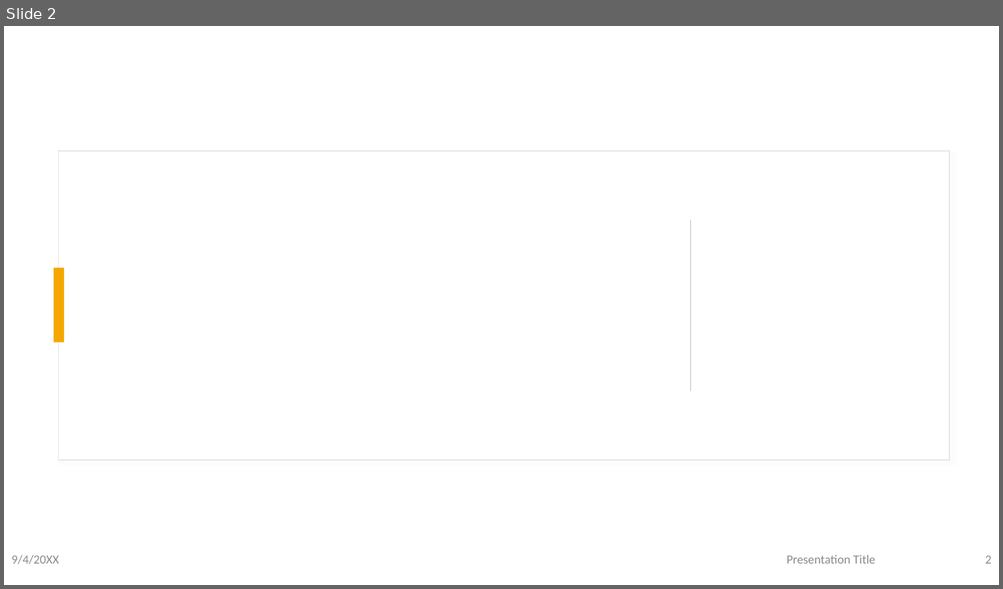
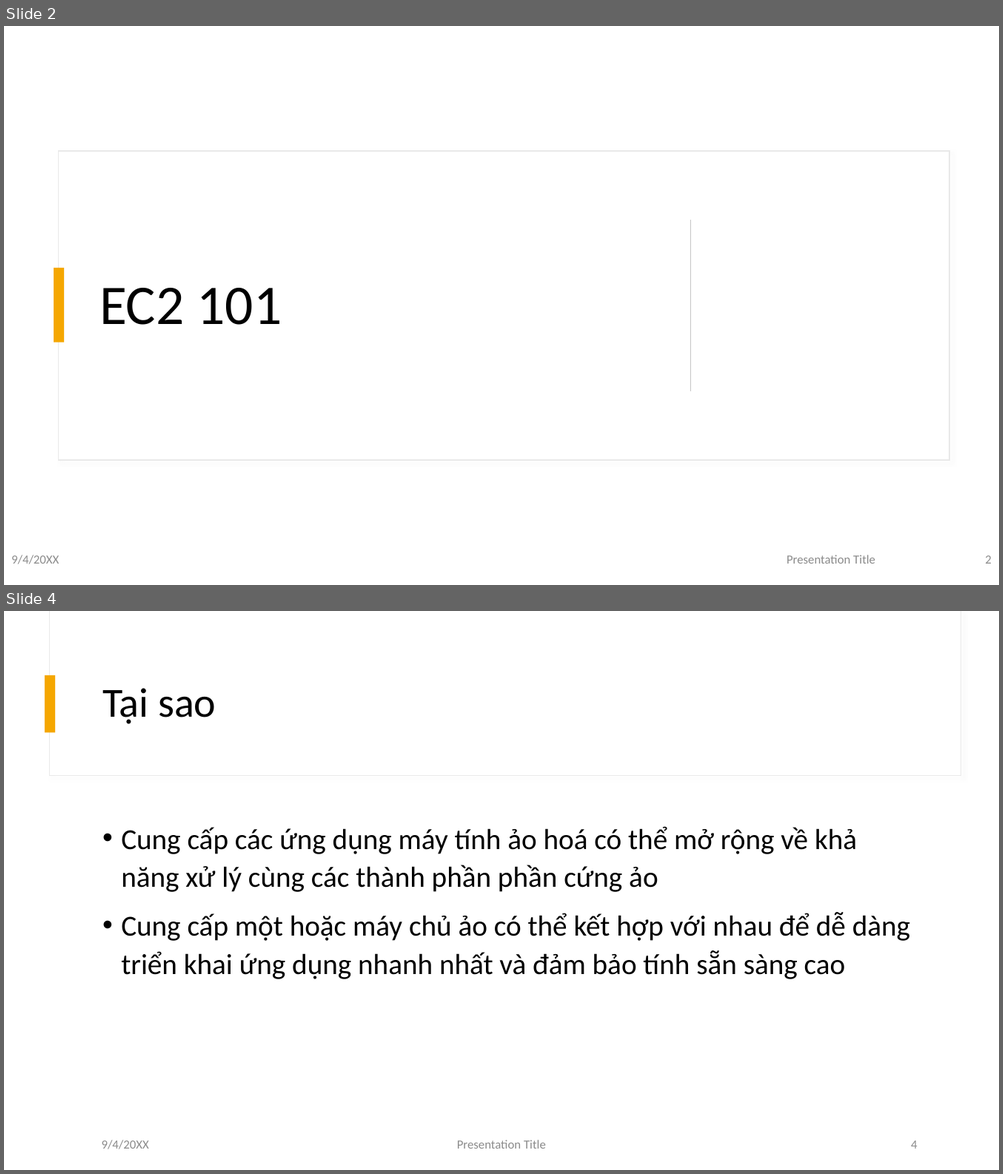
Before and after one commit to uzuhinta/aws_learning-resource, a slide deck: doc/EC2.pptx. Shown one above the other, each under a label of ours: slide 2 before the commit, slides 2 and 4 after it; the slides between them are not shown. The pictures are 1003x589 and 1003x1174 pixels, drawn with LibreOffice and Linux fonts; fonts in the diff are those of the drawing. Boxes give left, top, right and bottom in pixels: in the first picture for what was removed or moved away, otherwise in the second. Text is boxed around its words. In the diff, an @@ line names an element or a change of style, - is before the commit and + after.

```diff
--- a/doc/EC2.pptx
+++ b/doc/EC2.pptx
@@ slide 4 added at <box>4,611,999,1170</box>, background #FFFFFF @@
@@ rectangle added at <box>50,611,961,776</box>, fill #FFFFFF, outline #E9E9E9 0.75 pt @@
@@ rectangle added at <box>45,675,56,732</box>, fill #F5A700 @@
@@ title added at <box>102,688,216,724</box>, 40 pt, text #000000 @@
+Tại sao
@@ text added at <box>121,826,910,980</box>, 28 pt, text #000000 @@
+• Cung cấp các ứng dụng máy tính ảo hoá có thể mở rộng về khả năng xử lý cùng các thành phần phần cứng ảo
+• Cung cấp một hoặc máy chủ ảo có thể kết hợp với nhau để dễ dàng triển khai ứng dụng nhanh nhất và đảm bảo tính sẵn sàng cao
@@ text added at <box>102,1140,149,1150</box>, 12 pt, text #8C8C8C @@
+9/4/20XX
@@ text added at <box>457,1140,546,1149</box>, 12 pt, text #8C8C8C @@
+Presentation Title
@@ page number added at <box>910,1141,916,1149</box>, 12 pt, text #8C8C8C @@
+4
@@ slide 2 changed as well @@
@@ title added at <box>99,288,282,325</box>, 54 pt, text #000000 @@
+EC2 101
```
Also in this commit, not shown: 5 other slides changed, 15 other slides added, 3 slides removed, 5 other files.
